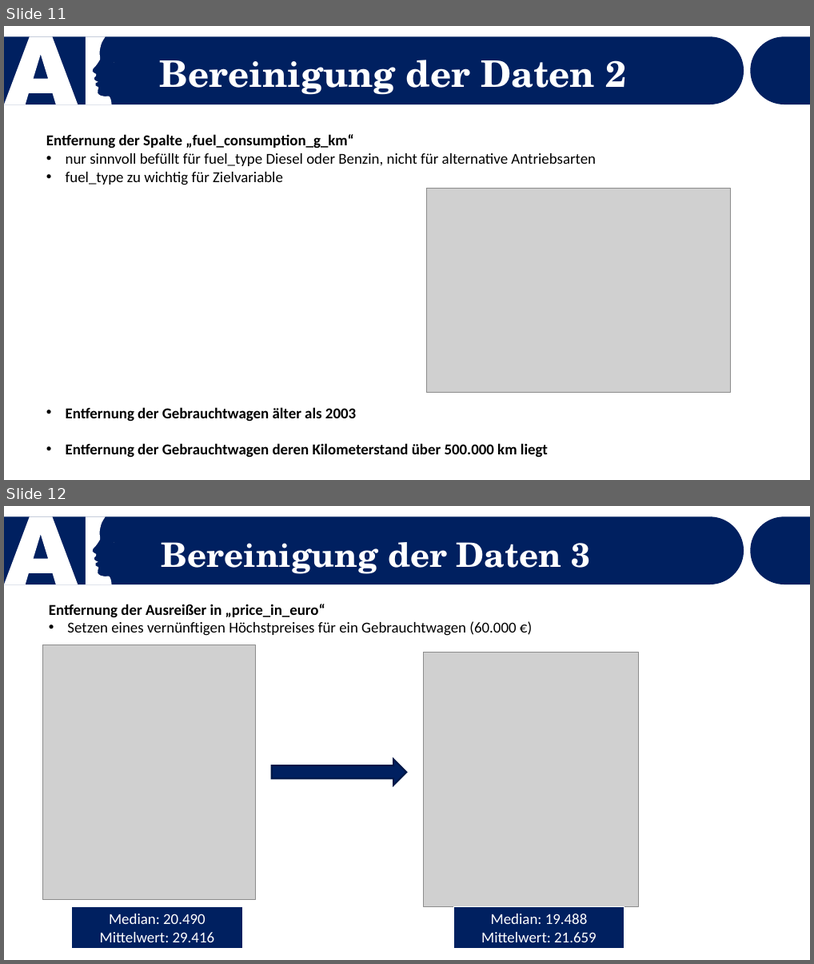
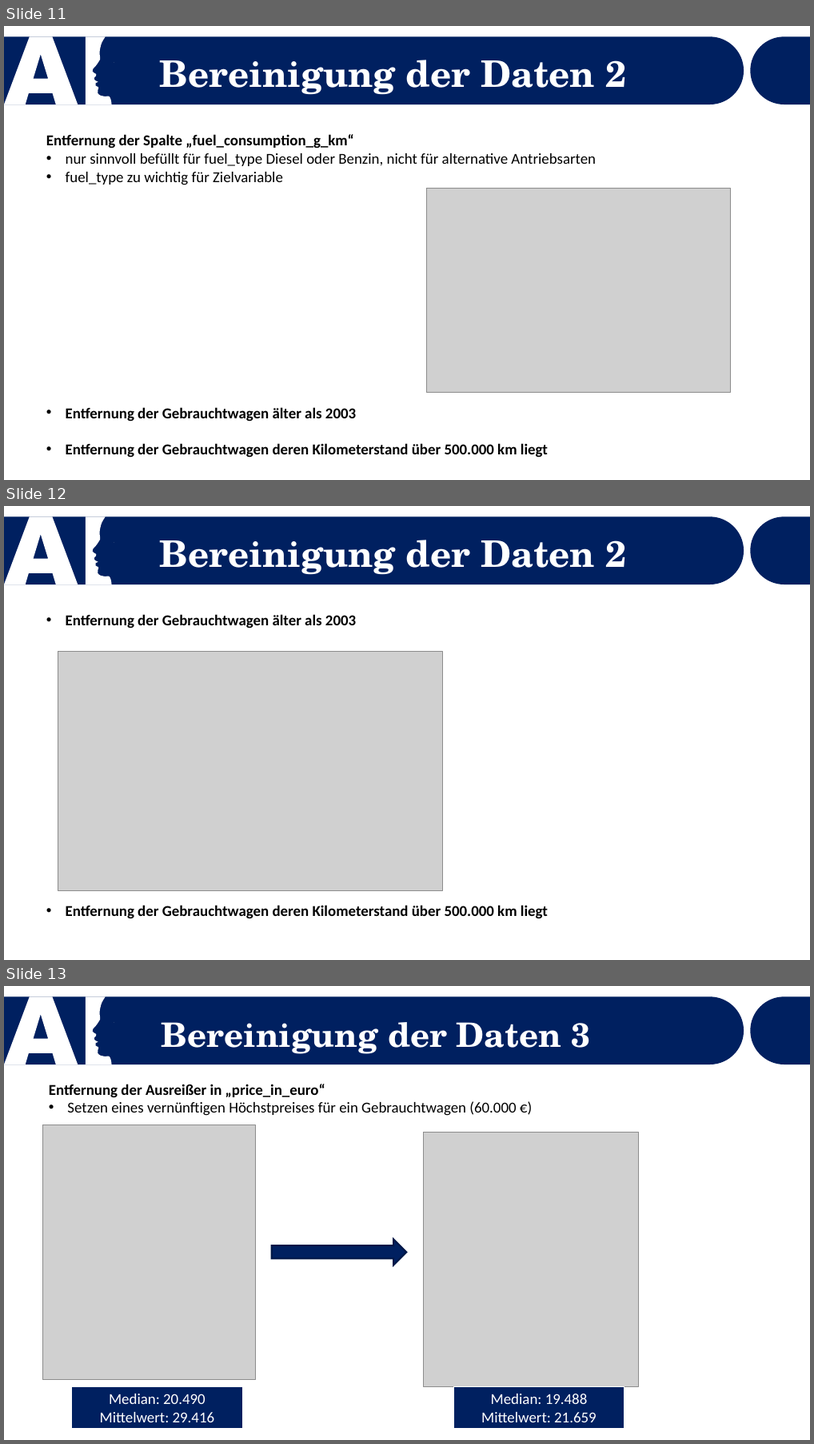
Before and after one commit to Dewin154/Projekt_Machine_Learning, a slide deck: Präsentation_Vorlage.pptx. Shown one above the other, each under a label of ours: slides 11 and 12 before the commit, slides 11, 12 and 13 after it. The pictures are 814x964 and 814x1444 pixels, drawn with LibreOffice and Linux fonts; fonts in the diff are those of the drawing; grey boxes stand for pictures. Boxes give left, top, right and bottom in pixels: in the first picture for what was removed or moved away, otherwise in the second. Text is boxed around its words. In the diff, an @@ line names an element or a change of style, - is before the commit and + after.

```diff
--- a/Präsentation_Vorlage.pptx
+++ b/Präsentation_Vorlage.pptx
@@ slide 12 added at box(4, 506, 810, 960), background #FFFFFF; not listed: 3 template elements that a slide beside it also shows @@
@@ text added at box(160, 540, 626, 575), 43.5 pt, text #FFFFFF, bold @@
+Bereinigung der Daten 2
@@ text added at box(66, 614, 548, 919), 18 pt, text #000000, bold @@
+• Entfernung der Gebrauchtwagen älter als 2003
+• Entfernung der Gebrauchtwagen deren Kilometerstand über 500.000 km liegt
@@ picture added at box(58, 651, 442, 891) @@
@@ what was slide 12 is now slide 13 @@
```
Also in this commit, not shown: 1 slide changed, 1 other file.
